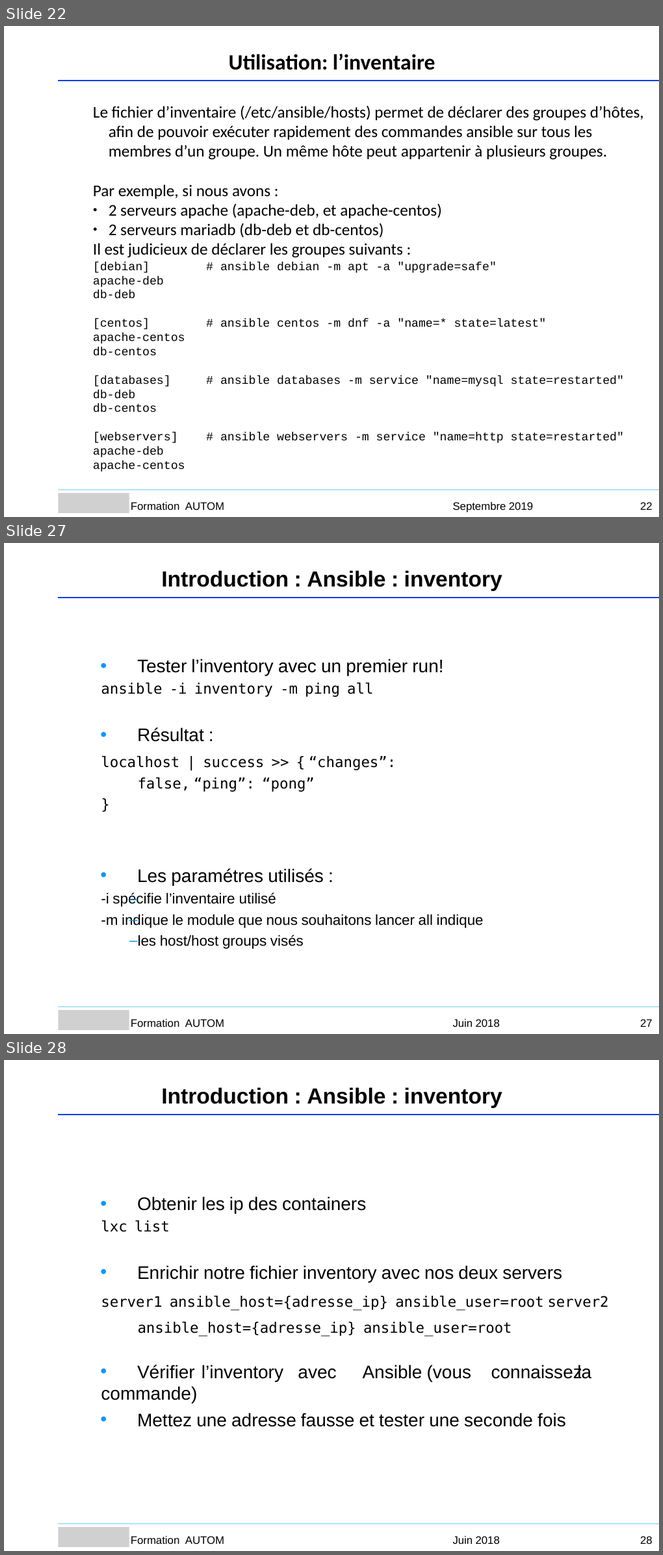
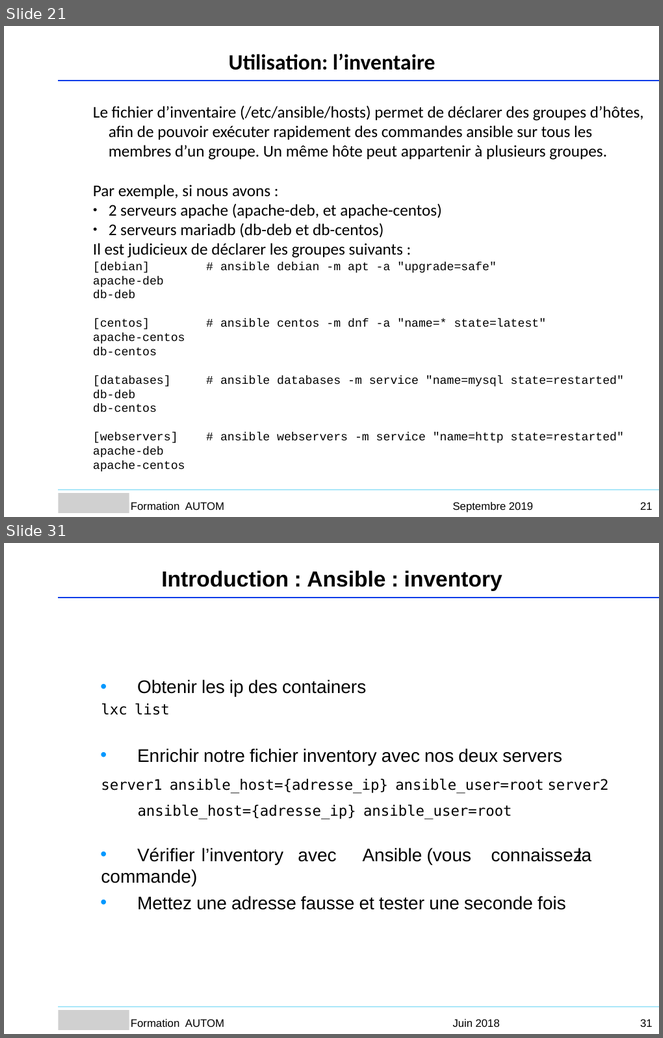
Before and after one commit to Sputnik93/cours_ansible, a slide deck: Ansible_support_cours_AGO.ppt. Shown one above the other, each under a label of ours: slides 22, 27 and 28 before the commit, slides 21 and 31 after it; the slides between them are not shown. The pictures are 663x1555 and 663x1038 pixels, drawn with LibreOffice and Linux fonts; fonts in the diff are those of the drawing; grey boxes stand for pictures; background and template pictures are left out. Boxes give left, top, right and bottom in pixels: in the first picture for what was removed or moved away, otherwise in the second. Text is boxed around its words. In the diff, an @@ line names an element or a change of style, - is before the commit and + after.

```diff
--- a/Ansible_support_cours_AGO.ppt
+++ b/Ansible_support_cours_AGO.ppt
@@ slide 27 removed at (x1=4, y1=543, x2=659, y2=1034), background #FFFFFF @@
@@ text removed at (x1=161, y1=570, x2=503, y2=591) @@
-Introduction : Ansible : inventory
@@ freeform shape removed at (x1=59, y1=598, x2=659, y2=598) @@
@@ text removed at (x1=101, y1=659, x2=443, y2=792) @@
-• Tester l’inventory avec un premier run!
-ansible -i inventory -m ping all
-• Résultat :
-localhost | success >> { “changes”: false, “ping”: “pong”
-}
@@ text removed at (x1=101, y1=869, x2=484, y2=949) @@
-• Les paramétres utilisés :
--i spécifie l’inventaire utilisé
--m indique le module que nous souhaitons lancer all indique les host/host groups visés
@@ text removed at (x1=129, y1=889, x2=139, y2=949) @@
-–
-–
-–
@@ freeform shape removed at (x1=59, y1=1007, x2=659, y2=1007) @@
@@ picture removed at (x1=59, y1=1011, x2=130, y2=1031) @@
@@ text removed at (x1=131, y1=1019, x2=224, y2=1027) @@
-Formation AUTOM
@@ text removed at (x1=453, y1=1019, x2=500, y2=1027) @@
-Juin 2018
@@ page number removed at (x1=640, y1=1019, x2=653, y2=1027) @@
-27
@@ what was slide 22 is now slide 21 @@
@@ page number at (x1=640, y1=502, x2=653, y2=510): text changed @@
-22
+21
@@ what was slide 28 is now slide 31 @@
@@ page number at (x1=640, y1=1019, x2=653, y2=1027): text changed @@
-28
+31
```
Also in this commit, not shown: 8 slides added, 4 other slides removed, 1 other file.
